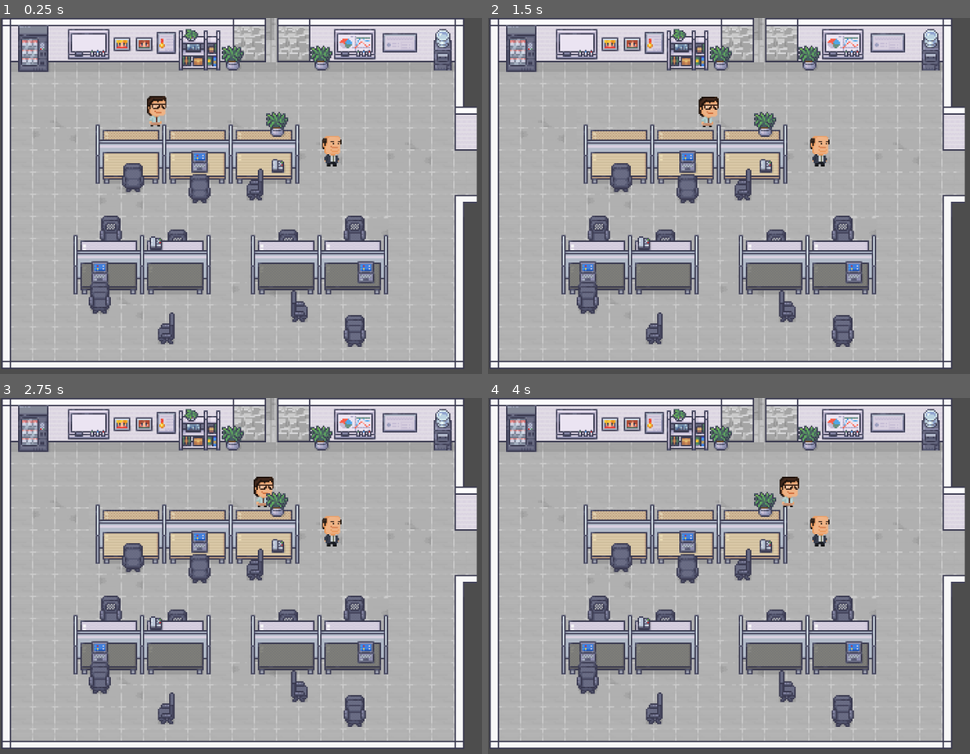
Above: before the commit, frames 1-4 (two rows, left to right).
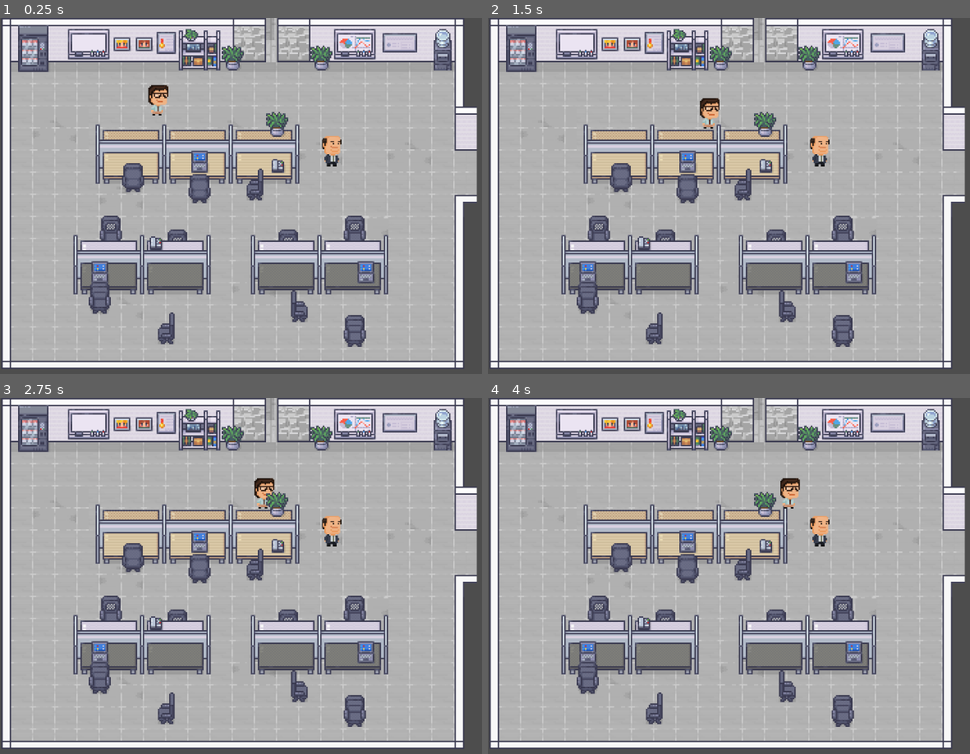
Above: after the commit, the same moments.

Repository: Medill-East/2025_gamejam_gmtk
Game: Godot game, scene res://loop/loop-main-1217PM.tscn
The game is run twice, just before and just after one commit, with the same random seed, the same clock (stepped at 60 frames per second) and the same inputs. This scene is started directly instead of the project's main scene.
Inputs (mouse positions are in pixels of both pictures, inside the frame that each line leads up to):
- Up to frame 1 (0.25 s): no input
- Up to frame 2 (1.5 s): move the mouse to (960, 185) at 0.52 s; press the mouse at (960, 185) at 0.53 s; hold Right (move_right) 0.53-1.28 s; move the mouse to (685, 220) at 1.27 s; release the mouse at (685, 220) at 1.28 s; hold Down (move_down) from 1.28 s (still down); click (685, 220) at 1.35 s
- Up to frame 3 (2.75 s): move the mouse to (395, 501) at 2.02 s; release Down (move_down) at 2.03 s; press the mouse at (395, 501) at 2.03 s; hold Right (move_right) from 2.03 s (still down)
- Up to frame 4 (4 s): move the mouse to (782, 654) at 2.77 s; release Right (move_right) at 2.78 s; release the mouse at (782, 654) at 2.78 s; hold Up (move_up) 2.78-3.53 s; click (782, 654) at 2.85 s; move the mouse to (outside the picture) at 3.52 s; press the mouse at (outside the picture) at 3.53 s; hold Left (move_left) from 3.53 s (still down)

The runs differ from the first frame. In frame 1, 0.4% of the frame differs, in the area x 30-35%, y 18-31%; in frame 2, 0.2%; in frame 3, 0.2%; in frame 4, 0.2%.

Commit message:
update collision

Diff:
--- a/20250706-dodge2d/loop/Tileset_Roombuild.tres
+++ b/20250706-dodge2d/loop/Tileset_Roombuild.tres
@@ -257,6 +257,7 @@
 23:10/0 = 0
 24:10/0 = 0
 25:10/0 = 0
+25:10/0/physics_layer_0/polygon_0/points = PackedVector2Array(-8, -8, 8, -8, 8, 8, -8, 8)
 26:10/0 = 0
 27:10/0 = 0
 28:10/0 = 0
--- a/20250706-dodge2d/loop/loop-main-1217PM.tscn
+++ b/20250706-dodge2d/loop/loop-main-1217PM.tscn
@@ -33,7 +33,7 @@
 tile_set = ExtResource("1_22a7a")
 
 [node name="Loop-player" parent="Static" instance=ExtResource("4_yt6ow")]
-position = Vector2(204, 123)
+position = Vector2(207, 106)
 
 [node name="Day1" type="Node2D" parent="."]
 
--- a/20250706-dodge2d/loop/loop-player.tscn
+++ b/20250706-dodge2d/loop/loop-player.tscn
@@ -4,7 +4,7 @@
 [ext_resource type="Texture2D" uid="uid://b8qch1ul23043" path="res://art/Loop/Characters.png" id="2_nj3oj"]
 
 [sub_resource type="RectangleShape2D" id="RectangleShape2D_nj3oj"]
-size = Vector2(9.66667, 6)
+size = Vector2(9.66667, 5)
 
 [node name="Loop-player" type="CharacterBody2D" groups=["player"]]
 collision_layer = 2
@@ -24,6 +24,6 @@
 collision_mask = 4
 
 [node name="CollisionShape2D" type="CollisionShape2D" parent="."]
-position = Vector2(-0.499999, 15)
+position = Vector2(-0.499999, 14.5)
 scale = Vector2(3, 3)
 shape = SubResource("RectangleShape2D_nj3oj")
